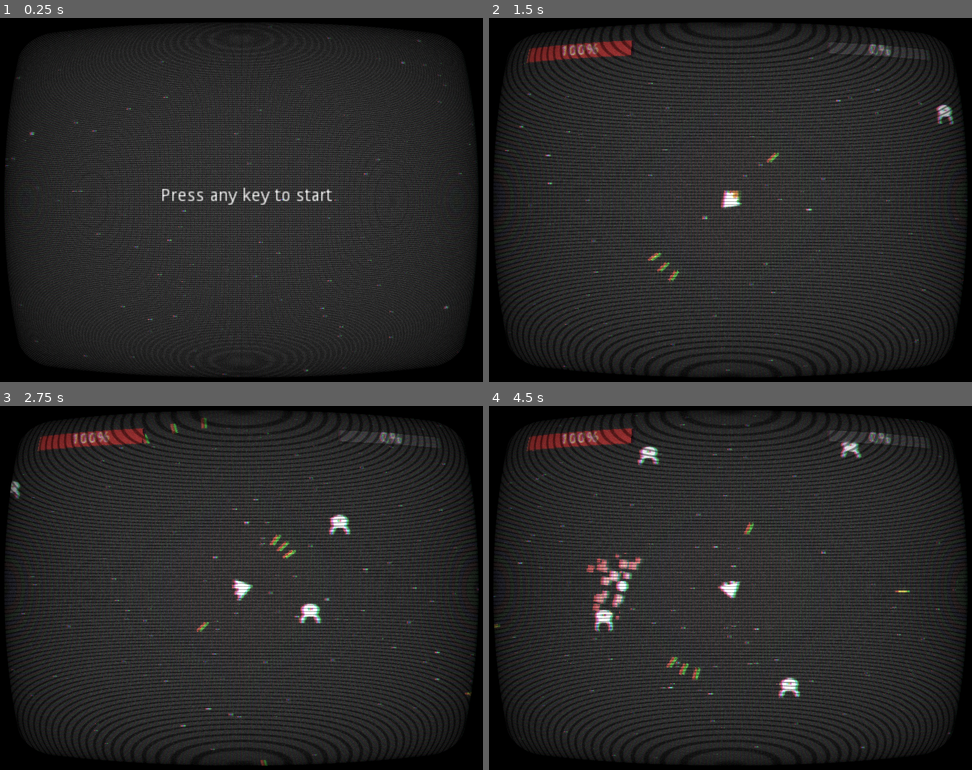
Above: before the commit, frames 1-4 (two rows, left to right).
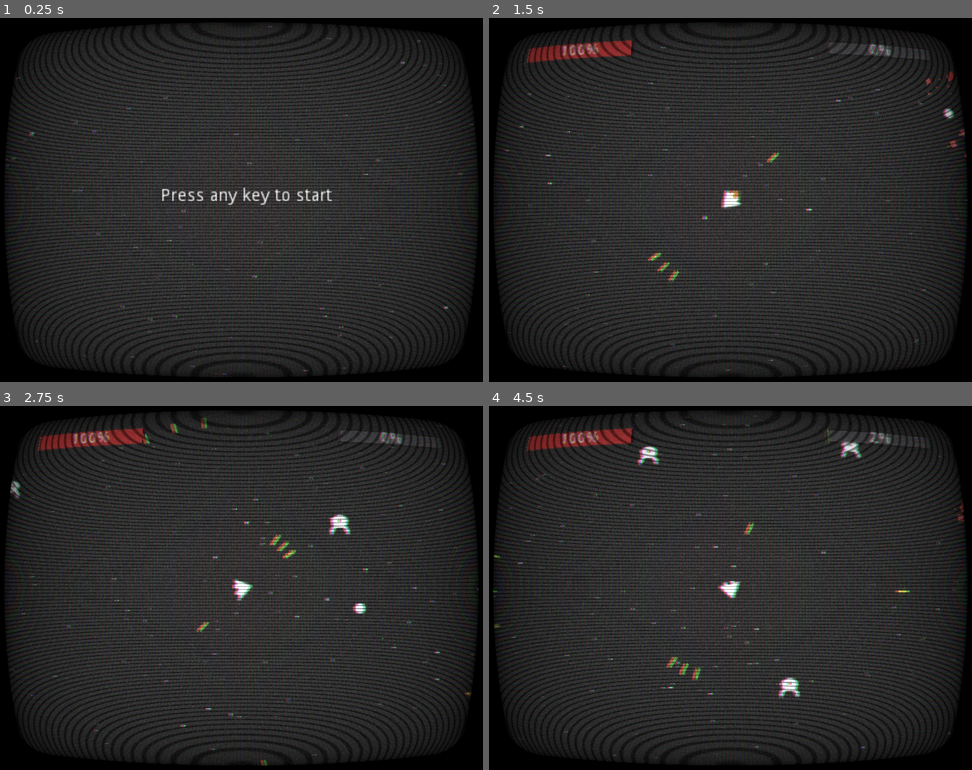
Above: after the commit, the same moments.

Repository: saveas/Kosmos
Game: Godot game, scene res://Scenes/Menu.tscn
Two runs of this game, one before a commit and one after it. Both use one fixed random seed, a clock stepped at 60 frames per second and the inputs below.
Inputs:
- Up to frame 1 (0.25 s): no input
- Up to frame 2 (1.5 s): tap Enter at 0.5 s; hold Right (move_right) 0.53-1.28 s; hold Z (shoot) 0.53-1.28 s; hold Down (move_down) from 1.28 s (still down); tap Z (shoot) at 1.35 s
- Up to frame 3 (2.75 s): release Down (move_down) at 2.03 s; hold Right (move_right) from 2.03 s (still down); hold Z (shoot) from 2.03 s (still down)
- Up to frame 4 (4.5 s): release Right (move_right) at 2.78 s; release Z (shoot) at 2.78 s; hold Up (move_up) 2.78-3.53 s; tap Z (shoot) at 2.85, 4.35 s; hold Z (shoot) 3.53-4.28 s; hold Left (move_left) from 3.53 s (still down)

The runs differ from the first frame. In frame 1, 22% of the frame differs, in the area x 1-99%, y 1-99%; in frame 2, 0.2%; in frame 3, 0.3%; in frame 4, 1.0%.

Commit message:
many changes

Diff:
--- a/Scenes/Bullet.tscn
+++ b/Scenes/Bullet.tscn
@@ -7,7 +7,7 @@
 
 [node name="Bullet" type="KinematicBody2D"]
 collision_layer = 2
-collision_mask = 4
+collision_mask = 20
 script = ExtResource( 1 )
 
 [node name="CollisionShape2D" type="CollisionShape2D" parent="."]
--- a/Scenes/Enemy.tscn
+++ b/Scenes/Enemy.tscn
@@ -46,3 +46,5 @@
 animation = "idle"
 frame = 2
 playing = true
+
+[node name="VisibilityNotifier2D" type="VisibilityNotifier2D" parent="."]
--- a/Scenes/Menu.tscn
+++ b/Scenes/Menu.tscn
@@ -304,7 +304,7 @@
 shader_param/scanlines_opacity = 0.4
 shader_param/scanlines_width = 0.25
 shader_param/grille_opacity = 0.3
-shader_param/resolution = Vector2( 1024, 768 )
+shader_param/resolution = Vector2( 640, 480 )
 shader_param/pixelate = true
 shader_param/roll = false
 shader_param/roll_speed = 0.0
--- a/Scenes/World.tscn
+++ b/Scenes/World.tscn
@@ -1,7 +1,6 @@
-[gd_scene load_steps=19 format=2]
+[gd_scene load_steps=21 format=2]
 
 [ext_resource path="res://Scenes/Spaceship.tscn" type="PackedScene" id=1]
-[ext_resource path="res://Assets/music.wav" type="AudioStream" id=2]
 [ext_resource path="res://Scripts/World.gd" type="Script" id=3]
 [ext_resource path="res://Assets/level_spritemap.png" type="Texture" id=4]
 [ext_resource path="res://Scripts/HealthBar.gd" type="Script" id=5]
@@ -417,6 +416,120 @@
 } ]
 5/z_index = 0
 
+[sub_resource type="Shader" id=13]
+code = "/*
+	ボロノイ神経風 背景シェーダー by あるる（きのもと 結衣） @arlez80
+	Voronoi Synapse-ish Background Shader by Yui Kinomoto @arlez80
+
+	MIT License
+*/
+shader_type canvas_item;
+
+uniform vec2 pixel_size = vec2( 0.001, 0.001 );
+
+uniform float voronoi_scale = 20.0;
+uniform float voronoi_seed = 0.0;
+
+uniform float electric_scale = 20.0;
+uniform float electric_speed = 1.0;
+uniform float electric_power = 3.0;
+
+vec2 random( vec2 pos )
+{
+	return fract(
+		sin(
+			vec2(
+				dot(pos, vec2(12.9898,78.233))
+			,	dot(pos, vec2(-148.998,-65.233))
+			)
+		) * 43758.5453
+	);
+}
+
+vec2 voronoi( vec2 uv )
+{
+	vec2 v = uv * voronoi_scale + vec2( voronoi_seed, voronoi_seed );
+	vec2 v_floor = floor( v );
+	vec2 v_fract = fract( v );
+	vec2 min_p = vec2( 0.0, 0.0 );
+	float min_dist = 2.0;
+
+	for( int y = -1; y <= 1; y ++ ) {
+		for( int x = -1; x <= 1; x ++ ) {
+			vec2 n = vec2( float( x ), float( y ) );
+			vec2 p = random( v_floor + n );
+			vec2 diff = p + n;
+			float d = distance( v_fract, diff );
+
+			min_p = mix( min_p, ( v + diff - v_fract ) / voronoi_scale, float( d < min_dist ) );
+			min_dist = min( min_dist, d );
+		}
+	}
+
+	return min_p;
+}
+
+vec2 sobel_coord_conv( vec2 v, int x, int y )
+{
+	return v + vec2( float( x-1 ), float( y-1 ) ) * pixel_size;
+}
+
+float sobel( vec2 uv )
+{
+	vec2 sobel[9] = {
+		voronoi( sobel_coord_conv( uv, 0, 0 ) )
+	,	voronoi( sobel_coord_conv( uv, 1, 0 ) )
+	,	voronoi( sobel_coord_conv( uv, 2, 0 ) )
+	,	voronoi( sobel_coord_conv( uv, 0, 1 ) )
+	,	vec2( 0.0 )	// 未使用
+	,	voronoi( sobel_coord_conv( uv, 2, 1 ) )
+	,	voronoi( sobel_coord_conv( uv, 0, 2 ) )
+	,	voronoi( sobel_coord_conv( uv, 1, 2 ) )
+	,	voronoi( sobel_coord_conv( uv, 2, 2 ) )
+	};
+	vec2 sobel_src_x = (
+		sobel[0] * -1.0
+	+	sobel[3] * -2.0
+	+	sobel[6] * -1.0
+	+	sobel[2] * 1.0
+	+	sobel[5] * 2.0
+	+	sobel[8] * 1.0
+	);
+	vec2 sobel_src_y = (
+		sobel[0] * -1.0
+	+	sobel[1] * -2.0
+	+	sobel[2] * -1.0
+	+	sobel[6] * 1.0
+	+	sobel[7] * 2.0
+	+	sobel[8] * 1.0
+	);
+
+	return length( sqrt( sobel_src_x * sobel_src_x + sobel_src_y * sobel_src_y ) );
+}
+
+float electric( vec2 uv )
+{
+	return clamp( sobel( uv ) * mod( ( uv.x - uv.y ) * electric_scale / 3.0 - TIME * electric_speed, 1.0 ) * electric_power, 0.0, 1.0 );
+}
+
+void fragment( )
+{
+	float grey = (electric( UV + TIME * 0.1 ) + electric( UV * 0.5 + TIME * 0.1 ) + electric( UV * 0.25 + TIME * 0.1 )) * 0.333;
+	COLOR = vec4( grey, grey, grey, 0.3) ;
+}"
+
+[sub_resource type="ShaderMaterial" id=14]
+shader = SubResource( 13 )
+shader_param/pixel_size = Vector2( 0.001, 0.001 )
+shader_param/voronoi_scale = 20.0
+shader_param/voronoi_seed = 0.0
+shader_param/electric_scale = 20.0
+shader_param/electric_speed = 1.0
+shader_param/electric_power = 3.0
+
+[sub_resource type="ImageTexture" id=15]
+size = Vector2( 500, 500 )
+
 [node name="World" type="Node2D"]
 script = ExtResource( 3 )
 
@@ -506,14 +619,16 @@
 scale_amount = 2.0
 scale_amount_curve = SubResource( 1 )
 
-[node name="AudioStreamPlayer" type="AudioStreamPlayer" parent="."]
-stream = ExtResource( 2 )
-autoplay = true
-
-[node name="TileMap" type="TileMap" parent="."]
+[node name="TileMap" type="TileMap" parent="." groups=["Wall"]]
 tile_set = SubResource( 10 )
 cell_size = Vector2( 32, 32 )
 collision_layer = 16
 collision_mask = 9
 format = 1
 tile_data = PoolIntArray( -917528, 3, 0, -917527, 5, 0, -917526, 5, 0, -917525, 5, 0, -917524, 5, 0, -917523, 5, 0, -91 …(3344 unchanged characters)…
+
+[node name="Polygon2D" type="Polygon2D" parent="."]
+material = SubResource( 14 )
+position = Vector2( 3, 0 )
+texture = SubResource( 15 )
+polygon = PoolVector2Array( -1440, -840, -1440, 1360, 2216, 1344, 2184, -840, -1440, -840, -757, -469, 1492, -469, 1493, 1015, -758, 1014, -757, -469 )
--- a/Scripts/Bullet.gd
+++ b/Scripts/Bullet.gd
@@ -13,6 +13,8 @@
 func _physics_process(delta):
 	var collision = move_and_collide(velocity * delta)
 	if collision:
+		if collision.collider.is_in_group("Wall"):
+			queue_free()
 		if collision.collider.is_in_group("enemies"):
 			queue_free()
 			collision.collider.reduce_health(1)
--- a/Scripts/Enemy.gd
+++ b/Scripts/Enemy.gd
@@ -1,7 +1,7 @@
 extends KinematicBody2D
 var velocity: Vector2
 var speed = 60
-var health = 3
+var health = 1
 
 func _ready():
 	add_to_group("enemies")
--- a/Scripts/HealthBar.gd
+++ b/Scripts/HealthBar.gd
@@ -12,5 +12,5 @@
 
 
 #Called every frame. 'delta' is the elapsed time since the previous frame.
-func _process(delta):
+func _process(_delta):
 	value = GlobalVariables.player_health
--- a/project.godot
+++ b/project.godot
@@ -12,6 +12,7 @@
 
 config/name="Kosmos"
 run/main_scene="res://Scenes/Menu.tscn"
+boot_splash/show_image=false
 
 [autoload]
 
@@ -20,6 +21,7 @@
 [display]
 
 window/size/width=800
+window/size/resizable=false
 window/stretch/mode="2d"
 window/stretch/aspect="keep"
 
